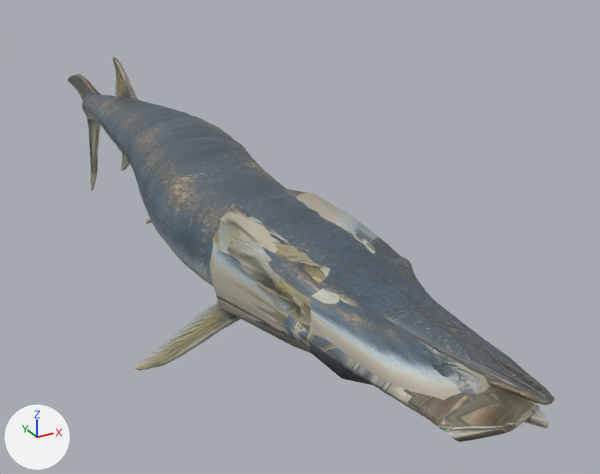
An edit to the glTF model public/assets/triassic/creatures/saurichthys.glb, drawn before and after from the same camera.
The view is the same before and after, from a camera (50 mm lens) standing at (-1.5, -3.94, 1.47) and looking at (0.47, -0.35, -0.33). Every picture has the same lights, and +X, +Y and +Z are marked at lower left. The first picture is the older version.

Names of what the first picture shows: 'Mouth lining', 'Saurichthys authored body', 'Seated jaw hinge tissue' and 1 more.
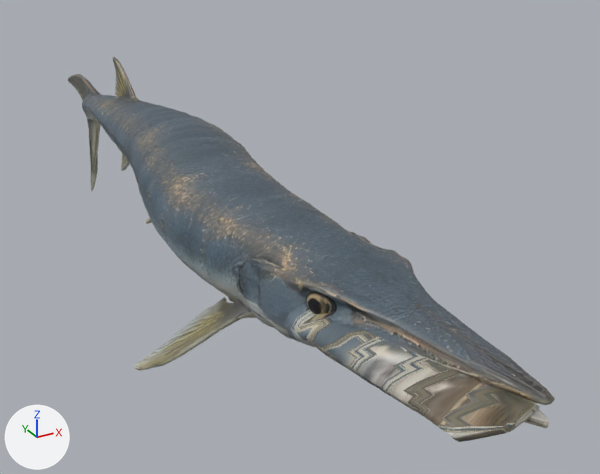
Changed parts and their boxes [x1, y1, x2, y2] in the pictures (600 x 474 px):
'Seated jaw hinge tissue', deleted
    before: [209, 188, 491, 400]

The change, as a list of edits to the scene's bpy script:
```text
Remove ob_seated_jaw_hinge_tissue:
    ob_seated_jaw_hinge_tissue = bpy.data.objects.new('Seated jaw hinge tissue', me_sphere)
    ob_seated_jaw_hinge_tissue.location = (0.0, 0.0, 0.0)
```
